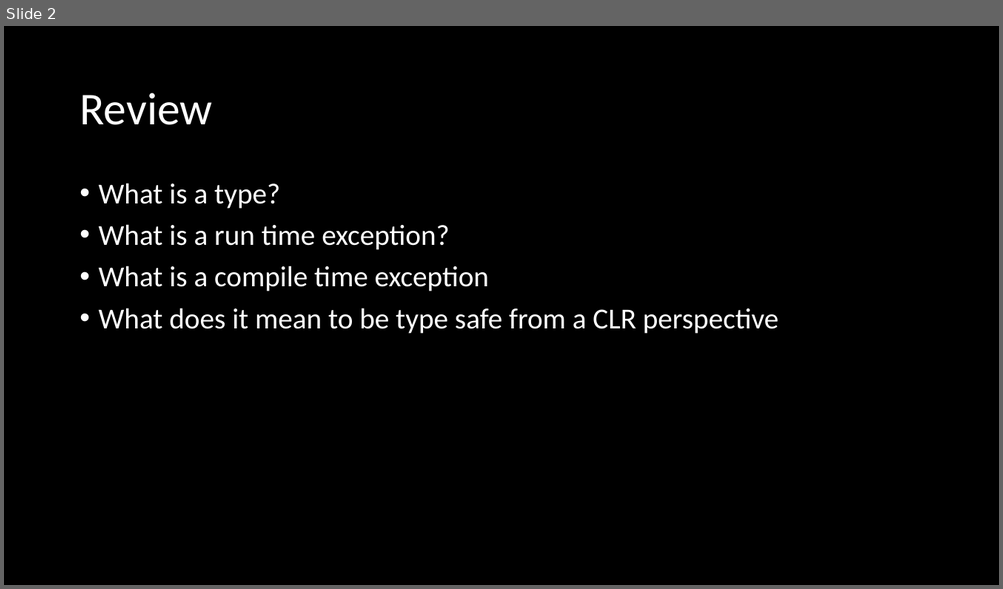
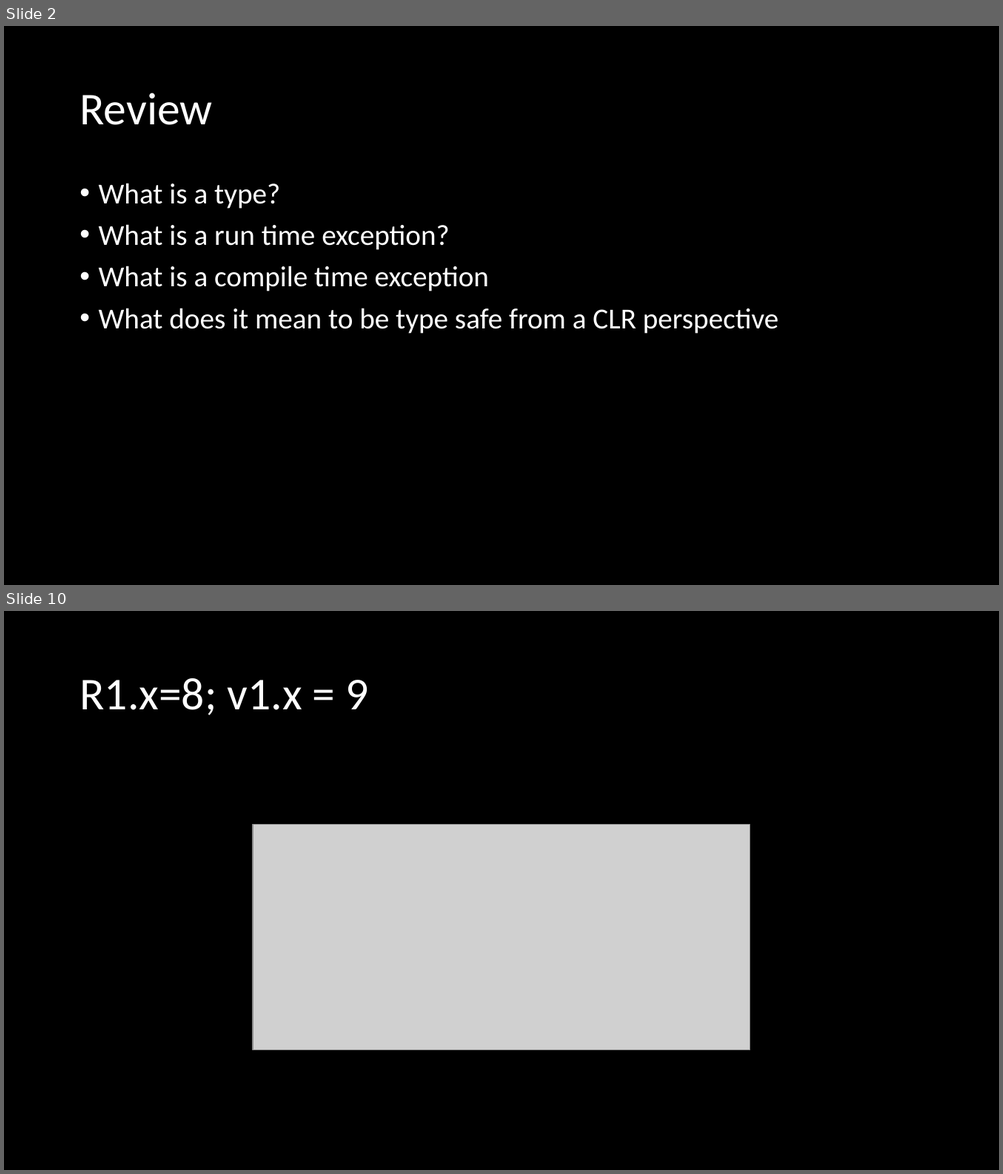
Before and after one commit to microsoft/Flash_University, a slide deck: CLR_via_CSharp/Week3/CLR_Via_CSharp_chapter5.pptx. Shown one above the other, each under a label of ours: slide 2 before the commit, slides 2 and 10 after it; the slides between them are not shown. The pictures are 1003x589 and 1003x1174 pixels, drawn with LibreOffice and Linux fonts; fonts in the diff are those of the drawing; grey boxes stand for pictures. Boxes give left, top, right and bottom in pixels: in the first picture for what was removed or moved away, otherwise in the second. Text is boxed around its words. In the diff, an @@ line names an element or a change of style, - is before the commit and + after.

```diff
--- a/CLR_via_CSharp/Week3/CLR_Via_CSharp_chapter5.pptx
+++ b/CLR_via_CSharp/Week3/CLR_Via_CSharp_chapter5.pptx
@@ slide 10 added at bbox=[4, 611, 999, 1170], background #000000 @@
@@ title added at bbox=[79, 678, 368, 715], 44 pt, text #FFFFFF @@
+R1.x=8; v1.x = 9
@@ picture added at bbox=[253, 825, 750, 1051] @@
```
Also in this commit, not shown: 3 slides changed, 6 other slides added, 1 slide removed, 3 other files.
